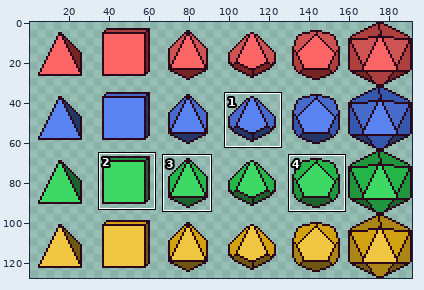
Sprite sheet: Game/Game/Sprites/dice.png. The picture above shows the old version from afar; the outline marks the close-up.
Close-up. Old version:
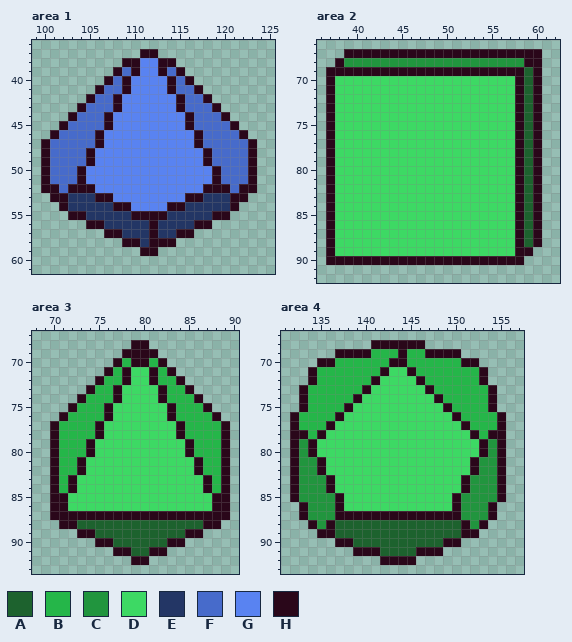
The file is 192x128 pixels. Shown: area 1: x 99..125, y 36..61; area 2: x 36..62, y 66..92; area 3: x 68..90, y 67..93; area 4: x 131..157, y 67..93. The wide view leaves out empty margins. The commit also changed other parts of the picture, which this record leaves out.
Palette (. is transparent): A #1d622e  B #25b649  C #21953e  D #3dd964  E #233665  F #476bcb  G #5983f1  H #2a071a
Pixels before, area 1, first column x 100:
37 ...........HH...........
38 .........HHGGHH.........
39 ........HFHGGHFH........
40 .......HFHGGGGHFH.......
41 ......HFFHGGGGHFFH......
42 .....HFFHGGGGGGHFFH.....
43 ....HFFFHGGGGGGHFFFH....
44 ...HFFFHGGGGGGGGHFFFH...
45 ..HFFFFHGGGGGGGGHFFFFH..
46 .HFFFFHGGGGGGGGGGHFFFFH.
47 HFFFFFHGGGGGGGGGGHFFFFFH
48 HFFFFHGGGGGGGGGGGGHFFFFH
49 HFFFFHGGGGGGGGGGGGHFFFFH
50 HFFFHGGGGGGGGGGGGGGHFFFH
51 HFFFHGGGGGGGGGGGGGGHFFFH
52 HHFHHHGGGGGGGGGGGGHHHFHH
53 .HHEEEHHGGGGGGGGHHEEEHH.
54 ..HEEEEEHHGGGGHHEEEEEH..
55 ...HHEEEEEHHHHEEEEEHH...
56 .....HHEEEEEHEEEEHH.....
57 .......HHEEEHEEHH.......
58 .........HHEHHH.........
59 ...........HH...........
Pixels before, area 2, first column x 37:
67 ..HHHHHHHHHHHHHHHHHHHHHH
68 .HCCCCCCCCCCCCCCCCCCCCHH
69 HHHHHHHHHHHHHHHHHHHHHHAH
70 HDDDDDDDDDDDDDDDDDDDDHAH
71 HDDDDDDDDDDDDDDDDDDDDHAH
72 HDDDDDDDDDDDDDDDDDDDDHAH
73 HDDDDDDDDDDDDDDDDDDDDHAH
74 HDDDDDDDDDDDDDDDDDDDDHAH
75 HDDDDDDDDDDDDDDDDDDDDHAH
76 HDDDDDDDDDDDDDDDDDDDDHAH
77 HDDDDDDDDDDDDDDDDDDDDHAH
78 HDDDDDDDDDDDDDDDDDDDDHAH
79 HDDDDDDDDDDDDDDDDDDDDHAH
80 HDDDDDDDDDDDDDDDDDDDDHAH
81 HDDDDDDDDDDDDDDDDDDDDHAH
82 HDDDDDDDDDDDDDDDDDDDDHAH
83 HDDDDDDDDDDDDDDDDDDDDHAH
84 HDDDDDDDDDDDDDDDDDDDDHAH
85 HDDDDDDDDDDDDDDDDDDDDHAH
86 HDDDDDDDDDDDDDDDDDDDDHAH
87 HDDDDDDDDDDDDDDDDDDDDHAH
88 HDDDDDDDDDDDDDDDDDDDDHAH
89 HDDDDDDDDDDDDDDDDDDDDHH.
90 HHHHHHHHHHHHHHHHHHHHHH..
Pixels before, area 3, first column x 70:
68 .........HH.........
69 ........HHHH........
70 .......HBHHBH.......
71 ......HBHDDHBH......
72 .....HBBHDDHBBH.....
73 ....HBBHDDDDHBBH....
74 ...HBBBHDDDDHBBBH...
75 ..HBBBHDDDDDDHBBBH..
76 .HBBBBHDDDDDDHBBBBH.
77 HBBBBHDDDDDDDDHBBBBH
78 HBBBBHDDDDDDDDHBBBBH
79 HBBBHDDDDDDDDDDHBBBH
80 HBBBHDDDDDDDDDDHBBBH
81 HBBHDDDDDDDDDDDDHBBH
82 HBBHDDDDDDDDDDDDHBBH
83 HBHDDDDDDDDDDDDDDHBH
84 HBHDDDDDDDDDDDDDDHBH
85 HHDDDDDDDDDDDDDDDDHH
86 HHDDDDDDDDDDDDDDDDHH
87 HHHHHHHHHHHHHHHHHHHH
88 .HHAAAAAAAAAAAAAAHH.
89 ...HHAAAAAAAAAAHH...
90 .....HHAAAAAAHH.....
91 .......HHAAHH.......
92 .........HH.........
Pixels before, area 4, first column x 132:
68 .........HHHHHH.........
69 .....HHHHBBBHBBHHHH.....
70 ...HHBBBBBBHHBBBBBBHH...
71 ..HBBBBBBBHDDHBBBBBBBH..
72 ..HBBBBBBHDDDDHBBBBBBH..
73 .HBBBBBBHDDDDDDHBBBBBBH.
74 .HBBBBBHDDDDDDDDHBBBBBH.
75 .HBBBBHDDDDDDDDDDHBBBBH.
76 HBBBBHDDDDDDDDDDDDHBBBBH
77 HBBBHDDDDDDDDDDDDDDHBBBH
78 HHBHDDDDDDDDDDDDDDDDHBHH
79 HCHDDDDDDDDDDDDDDDDDDHCH
80 HCHDDDDDDDDDDDDDDDDDDHCH
81 HCCHDDDDDDDDDDDDDDDDHCCH
82 HCCHDDDDDDDDDDDDDDDDHCCH
83 HCCCHDDDDDDDDDDDDDDHCCCH
84 HCCCHDDDDDDDDDDDDDDHCCCH
85 HCCCCHDDDDDDDDDDDDHCCCCH
86 .HCCCHDDDDDDDDDDDDHCCCH.
87 .HCCCHHHHHHHHHHHHHHCCCH.
88 ..HCHAAAAAAAAAAAAAAHCH..
89 ...HHAAAAAAAAAAAAAAHH...
90 .....HHAAAAAAAAAAHH.....
91 .......HHHAAAAHHH.......
92 ..........HHHH..........
The same view after the edit:
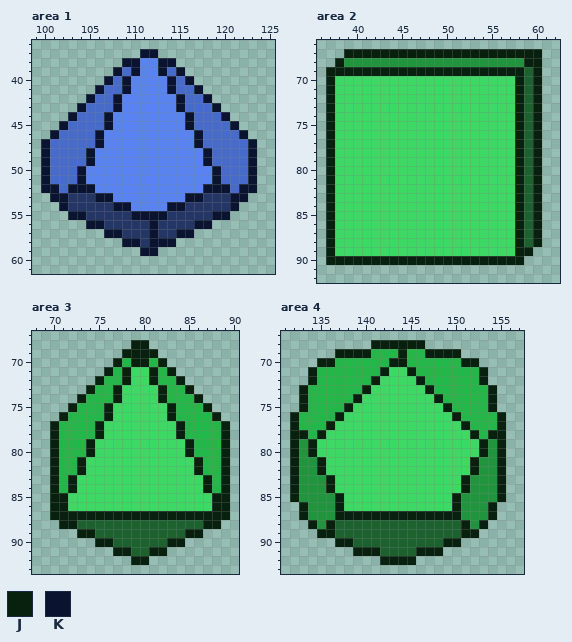
Colours new in this view: J #08210f  K #0a1431
The edit:
Area 1:
Colour K replaces colour H in row 37 at x 111 to 112; in row 38 at x 109 to 110 and 113 to 114; in row 39 at x 108, 110, 113 and 115; in row 40 at x 107, 109, 114 and 116; in row 41 at x 106, 109, 114 and 117; in row 42 at x 105, 108, 115 and 118.
Colour K replaces colour H in row 43 at x 104, 108, 115 and 119; in row 44 at x 103, 107, 116 and 120; in row 45 at x 102, 107, 116 and 121; in row 46 at x 101, 106, 117 and 122; in row 47 at x 100, 106, 117 and 123; in rows 48 to 49 at x 100, 105, 118 and 123.
Colour K replaces colour H in rows 50 to 51 at x 100, 104, 119 and 123; in row 52 at x 100 to 101, 103 to 105, 118 to 120 and 122 to 123; in row 53 at x 101 to 102, 106 to 107, 116 to 117 and 121 to 122; in row 54 at x 102, 108 to 109, 114 to 115 and 121; in row 55 at x 103 to 104, 110 to 113 and 119 to 120; in row 56 at x 105 to 106, 112 and 117 to 118.
Colour K replaces colour H in row 57 at x 107 to 108, 112 and 115 to 116; in row 58 at x 109 to 110 and 112 to 114; in row 59 at x 111 to 112.
Area 2:
Colour J replaces colour H in row 67 at x 39 to 60; in row 68 at x 38 and 59 to 60; in row 69 at x 37 to 58 and 60; in rows 70 to 88 at x 37, 58 and 60; in row 89 at x 37 and 58 to 59; in row 90 at x 37 to 58.
Area 3:
Colour J replaces colour H in row 68 at x 79 to 80; in row 69 at x 78 to 81; in row 70 at x 77, 79 to 80 and 82; in row 71 at x 76, 78, 81 and 83; in row 72 at x 75, 78, 81 and 84; in row 73 at x 74, 77, 82 and 85.
Colour J replaces colour H in row 74 at x 73, 77, 82 and 86; in row 75 at x 72, 76, 83 and 87; in row 76 at x 71, 76, 83 and 88; in rows 77 to 78 at x 70, 75, 84 and 89; in rows 79 to 80 at x 70, 74, 85 and 89; in rows 81 to 82 at x 70, 73, 86 and 89.
Colour J replaces colour H in rows 83 to 84 at x 70, 72, 87 and 89; in rows 85 to 86 at x 70 to 71 and 88 to 89; in row 87 at x 70 to 89; in row 88 at x 71 to 72 and 87 to 88; in row 89 at x 73 to 74 and 85 to 86; in row 90 at x 75 to 76 and 83 to 84.
Colour J replaces colour H in row 91 at x 77 to 78 and 81 to 82; in row 92 at x 79 to 80.
Area 4:
Colour J replaces colour H in row 68 at x 141 to 146; in row 69 at x 137 to 140, 144 and 147 to 150; in row 70 at x 135 to 136, 143 to 144 and 151 to 152; in row 71 at x 134, 142, 145 and 153; in row 72 at x 134, 141, 146 and 153; in row 73 at x 133, 140, 147 and 154.
Colour J replaces colour H in row 74 at x 133, 139, 148 and 154; in row 75 at x 133, 138, 149 and 154; in row 76 at x 132, 137, 150 and 155; in row 77 at x 132, 136, 151 and 155; in row 78 at x 132 to 133, 135, 152 and 154 to 155; in rows 79 to 80 at x 132, 134, 153 and 155.
Colour J replaces colour H in rows 81 to 82 at x 132, 135, 152 and 155; in rows 83 to 84 at x 132, 136, 151 and 155; in row 85 at x 132, 137, 150 and 155; in row 86 at x 133, 137, 150 and 154; in row 87 at x 133, 137 to 150 and 154; in row 88 at x 134, 136, 151 and 153.
Colour J replaces colour H in row 89 at x 135 to 136 and 151 to 152; in row 90 at x 137 to 138 and 149 to 150; in row 91 at x 139 to 141 and 146 to 148; in row 92 at x 142 to 145.
Pixel boxes of the changes (left, top, right, bottom) in both close-ups:
changed: (41, 49, 257, 256)
changed: (326, 49, 542, 265)
changed: (50, 340, 230, 565)
changed: (290, 340, 506, 565)
